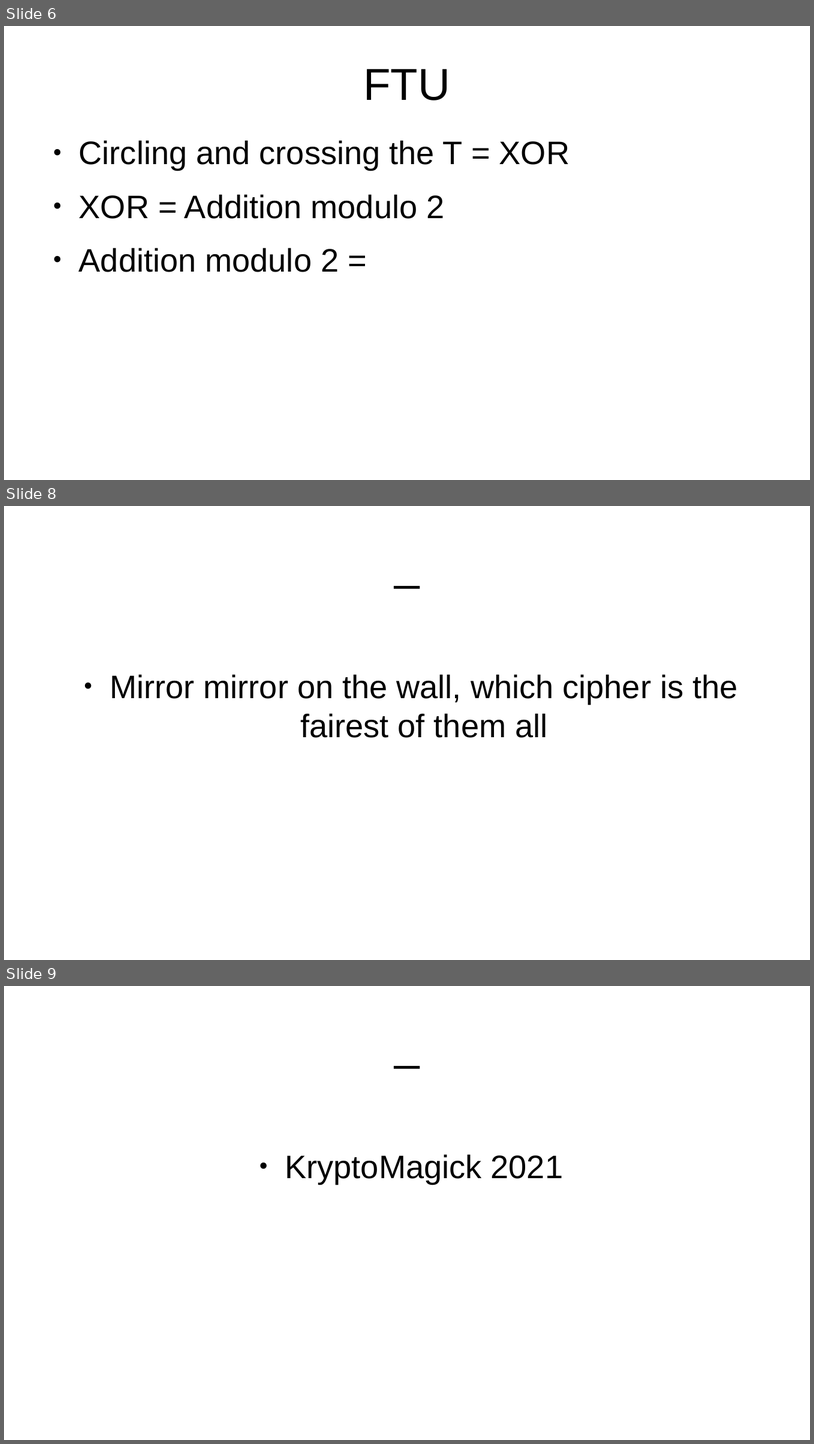
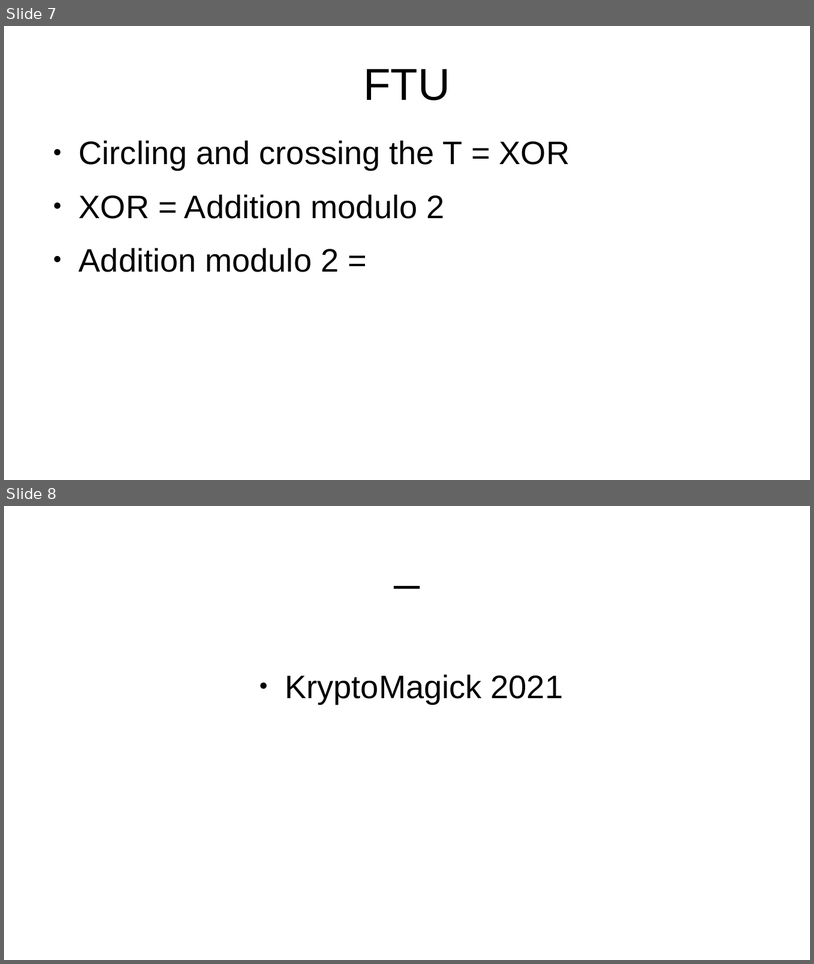
Before and after one commit to pvial00/WIQA, a slide deck: docs/KryptoMagick WIQA.pptx. Shown one above the other, each under a label of ours: slides 6, 8 and 9 before the commit, slides 7 and 8 after it; the slides between them are not shown. The pictures are 814x1444 and 814x964 pixels, drawn with LibreOffice and Linux fonts; fonts in the diff are those of the drawing. Boxes give left, top, right and bottom in pixels: in the first picture for what was removed or moved away, otherwise in the second. Text is boxed around its words. In the diff, an @@ line names an element or a change of style, - is before the commit and + after.

```diff
--- a/docs/KryptoMagick WIQA.pptx
+++ b/docs/KryptoMagick WIQA.pptx
@@ slide 8 removed at (x1=4, y1=506, x2=810, y2=960), background #FFFFFF @@
@@ text removed at (x1=44, y1=524, x2=770, y2=600) @@
-_
@@ text removed at (x1=110, y1=674, x2=738, y2=738) @@
-● Mirror mirror on the wall, which cipher is the fairest of them all
@@ what was slide 6 is now slide 7 @@
@@ what was slide 9 is now slide 8 @@
```
Also in this commit, not shown: 2 slides changed, 1 other file.
